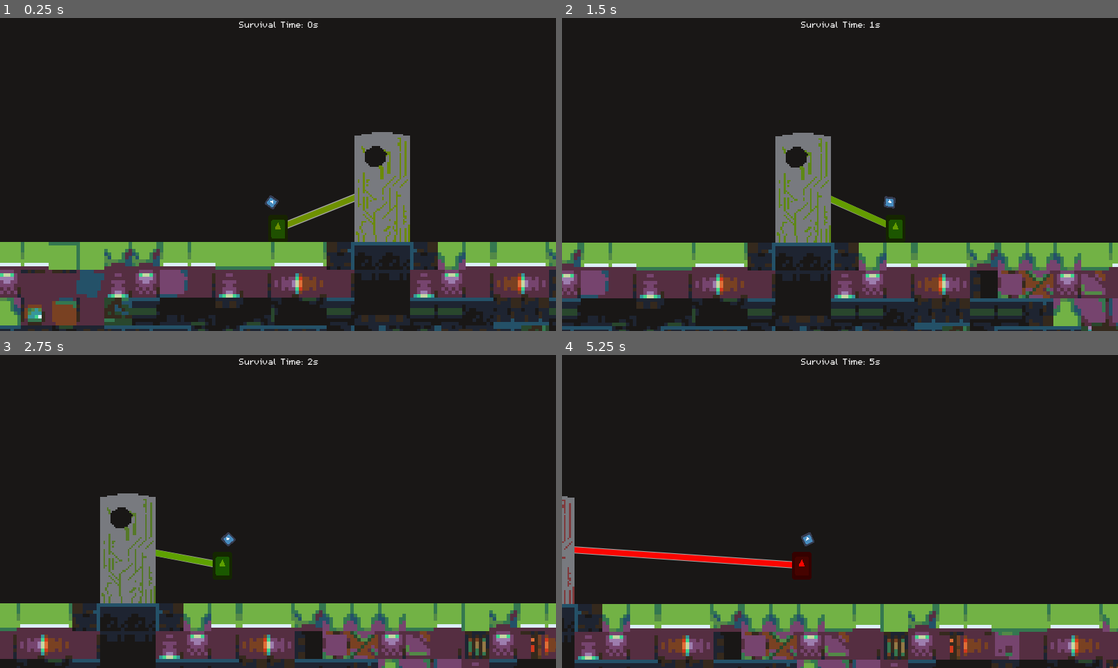
Above: before the commit, frames 1-4 (two rows, left to right).
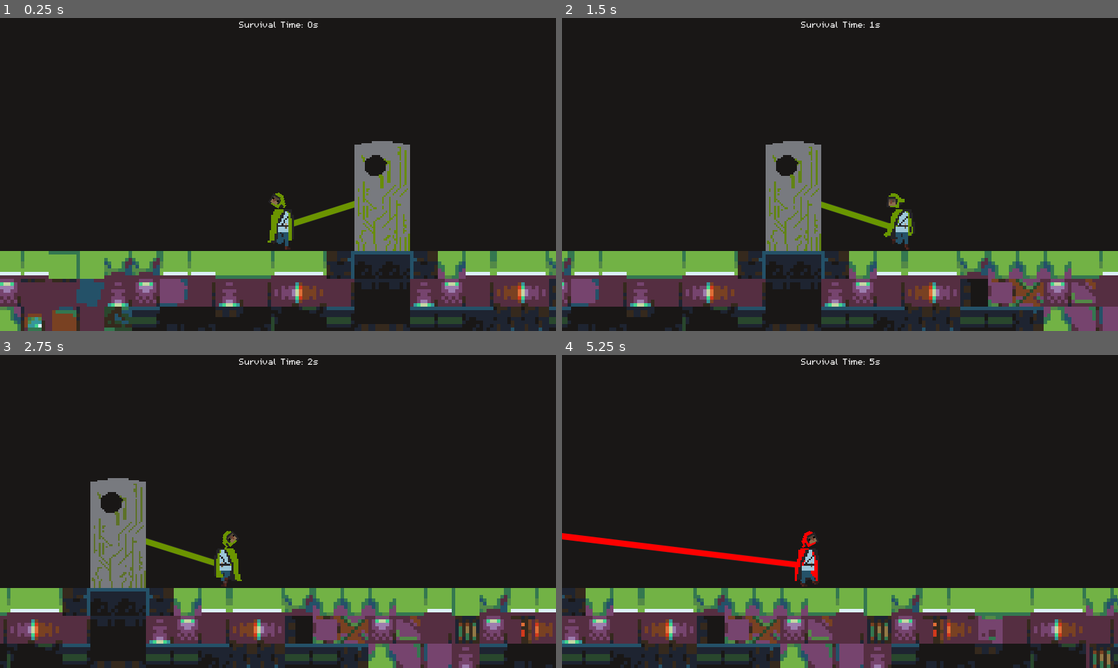
Above: after the commit, the same moments.

Repository: MHillier98/FeedThePillar
Game: Godot game, scene res://Scenes/TestScene.tscn
Same seed, same stepped clock (60 frames per second), same inputs: the game is played once before the commit and once after it. The engine's default icon, where the game draws it, is replaced by a stand-in: a white triangle on a blue panel in a dark square.
Inputs (mouse positions are in pixels of both pictures, inside the frame that each line leads up to):
- Up to frame 1 (0.25 s): no input
- Up to frame 2 (1.5 s): tap Enter at 0.5 s; move the mouse to (962, 158) at 0.52 s; hold W (up) 0.53-1.28 s; hold D (right) from 0.53 s (still down); move the mouse to (728, 190) at 1.27 s; tap W (up) at 1.35 s
- Up to frame 3 (2.75 s): tap W (up) at 1.52, 1.82 s; move the mouse to (333, 442) at 2.02 s; release D (right) at 2.03 s; hold A (left) from 2.03 s (still down); hold W (up) from 2.03 s (still down)
- Up to frame 4 (5.25 s): move the mouse to (812, 574) at 2.77 s; release A (left) at 2.78 s; release W (up) at 2.78 s; hold D (right) 2.78-4.28 s; tap W (up) at 2.85, 3.02, 3.32, 4.35, 4.52, 4.82 s; move the mouse to (1006, 558) at 3.52 s; hold W (up) 3.53-4.28 s; move the mouse to (673, 464) at 4.27 s; hold A (left) 4.28-5.03 s; move the mouse to (867, 511) at 5.02 s; hold D (right) from 5.03 s (still down); hold W (up) from 5.03 s (still down)

The runs differ from the first frame. In frame 1, 18% of the frame differs, in the area x 0-100%, y 36-100%; in frame 2, 22%; in frame 3, 23%; in frame 4, 24%, in the area x 0-100%, y 45-100%.

Commit message:
Updated player sprites / animation

Diff:
--- a/Scenes/Player.tscn
+++ b/Scenes/Player.tscn
@@ -1,16 +1,178 @@
-[gd_scene load_steps=8 format=2]
-
-[ext_resource path="res://Images/icon.png" type="Texture" id=1]
+[gd_scene load_steps=47 format=2]
+
+[ext_resource path="res://Images/PlayerHeadAccentSheet.png" type="Texture" id=1]
 [ext_resource path="res://Scripts/Player.gd" type="Script" id=2]
 [ext_resource path="res://Scripts/PlayerHead.gd" type="Script" id=3]
+[ext_resource path="res://Images/PlayerHeadSheet.png" type="Texture" id=4]
+[ext_resource path="res://Images/PlayerBodySheet.png" type="Texture" id=5]
+[ext_resource path="res://Images/PlayerBodyAccentSheet.png" type="Texture" id=6]
 
 [sub_resource type="CapsuleShape2D" id=1]
-radius = 6.39116
-height = 0.104004
+radius = 9.0
+height = 1.0
+
+[sub_resource type="AtlasTexture" id=14]
+atlas = ExtResource( 4 )
+region = Rect2( 0, 0, 10, 10 )
+
+[sub_resource type="AtlasTexture" id=15]
+atlas = ExtResource( 4 )
+region = Rect2( 10, 0, 10, 10 )
+
+[sub_resource type="AtlasTexture" id=16]
+atlas = ExtResource( 4 )
+region = Rect2( 20, 0, 10, 10 )
+
+[sub_resource type="AtlasTexture" id=17]
+atlas = ExtResource( 4 )
+region = Rect2( 30, 0, 10, 10 )
+
+[sub_resource type="AtlasTexture" id=18]
+atlas = ExtResource( 4 )
+region = Rect2( 40, 0, 10, 10 )
+
+[sub_resource type="AtlasTexture" id=19]
+atlas = ExtResource( 4 )
+region = Rect2( 50, 0, 10, 10 )
+
+[sub_resource type="AtlasTexture" id=20]
+atlas = ExtResource( 4 )
+region = Rect2( 60, 0, 10, 10 )
+
+[sub_resource type="AtlasTexture" id=21]
+atlas = ExtResource( 4 )
+region = Rect2( 70, 0, 10, 10 )
+
+[sub_resource type="SpriteFrames" id=13]
+animations = [ {
+"frames": [ SubResource( 14 ), SubResource( 15 ), SubResource( 16 ), SubResource( 17 ), SubResource( 18 ), SubResource( 19 ), SubResource( 20 ), SubResource( 21 ) ],
+"loop": true,
+"name": "default",
+"speed": 5.0
+} ]
+
+[sub_resource type="AtlasTexture" id=31]
+atlas = ExtResource( 1 )
+region = Rect2( 0, 0, 10, 10 )
+
+[sub_resource type="AtlasTexture" id=32]
+atlas = ExtResource( 1 )
+region = Rect2( 10, 0, 10, 10 )
+
+[sub_resource type="AtlasTexture" id=33]
+atlas = ExtResource( 1 )
+region = Rect2( 20, 0, 10, 10 )
+
+[sub_resource type="AtlasTexture" id=34]
+atlas = ExtResource( 1 )
+region = Rect2( 30, 0, 10, 10 )
+
+[sub_resource type="AtlasTexture" id=35]
+atlas = ExtResource( 1 )
+region = Rect2( 40, 0, 10, 10 )
+
+[sub_resource type="AtlasTexture" id=36]
+atlas = ExtResource( 1 )
+region = Rect2( 50, 0, 10, 10 )
+
+[sub_resource type="AtlasTexture" id=37]
+atlas = ExtResource( 1 )
+region = Rect2( 60, 0, 10, 10 )
+
+[sub_resource type="AtlasTexture" id=38]
+atlas = ExtResource( 1 )
+region = Rect2( 70, 0, 10, 10 )
+
+[sub_resource type="SpriteFrames" id=39]
+animations = [ {
+"frames": [ SubResource( 31 ), SubResource( 32 ), SubResource( 33 ), SubResource( 34 ), SubResource( 35 ), SubResource( 36 ), SubResource( 37 ), SubResource( 38 ) ],
+"loop": true,
+"name": "default",
+"speed": 5.0
+} ]
 
 [sub_resource type="CapsuleShape2D" id=2]
-radius = 11.2571
-height = 9.45999
+radius = 14.0
+
+[sub_resource type="AtlasTexture" id=22]
+atlas = ExtResource( 5 )
+region = Rect2( 0, 0, 18, 23 )
+
+[sub_resource type="AtlasTexture" id=23]
+atlas = ExtResource( 5 )
+region = Rect2( 18, 0, 18, 23 )
+
+[sub_resource type="AtlasTexture" id=24]
+atlas = ExtResource( 5 )
+region = Rect2( 36, 0, 18, 23 )
+
+[sub_resource type="AtlasTexture" id=25]
+atlas = ExtResource( 5 )
+region = Rect2( 54, 0, 18, 23 )
+
+[sub_resource type="AtlasTexture" id=26]
+atlas = ExtResource( 5 )
+region = Rect2( 72, 0, 18, 23 )
+
+[sub_resource type="AtlasTexture" id=27]
+atlas = ExtResource( 5 )
+region = Rect2( 90, 0, 18, 23 )
+
+[sub_resource type="AtlasTexture" id=28]
+atlas = ExtResource( 5 )
+region = Rect2( 108, 0, 18, 23 )
+
+[sub_resource type="AtlasTexture" id=29]
+atlas = ExtResource( 5 )
+region = Rect2( 126, 0, 18, 23 )
+
+[sub_resource type="SpriteFrames" id=30]
+animations = [ {
+"frames": [ SubResource( 22 ), SubResource( 23 ), SubResource( 24 ), SubResource( 25 ), SubResource( 26 ), SubResource( 27 ), SubResource( 28 ), SubResource( 29 ) ],
+"loop": true,
+"name": "default",
+"speed": 5.0
+} ]
+
+[sub_resource type="AtlasTexture" id=40]
+atlas = ExtResource( 6 )
+region = Rect2( 0, 0, 18, 23 )
+
+[sub_resource type="AtlasTexture" id=41]
+atlas = ExtResource( 6 )
+region = Rect2( 18, 0, 18, 23 )
+
+[sub_resource type="AtlasTexture" id=42]
+atlas = ExtResource( 6 )
+region = Rect2( 36, 0, 18, 23 )
+
+[sub_resource type="AtlasTexture" id=43]
+atlas = ExtResource( 6 )
+region = Rect2( 54, 0, 18, 23 )
+
+[sub_resource type="AtlasTexture" id=44]
+atlas = ExtResource( 6 )
+region = Rect2( 72, 0, 18, 23 )
+
+[sub_resource type="AtlasTexture" id=45]
+atlas = ExtResource( 6 )
+region = Rect2( 90, 0, 18, 23 )
+
+[sub_resource type="AtlasTexture" id=46]
+atlas = ExtResource( 6 )
+region = Rect2( 108, 0, 18, 23 )
+
+[sub_resource type="AtlasTexture" id=47]
+atlas = ExtResource( 6 )
+region = Rect2( 126, 0, 18, 23 )
+
+[sub_resource type="SpriteFrames" id=48]
+animations = [ {
+"frames": [ SubResource( 40 ), SubResource( 41 ), SubResource( 42 ), SubResource( 43 ), SubResource( 44 ), SubResource( 45 ), SubResource( 46 ), SubResource( 47 ) ],
+"loop": true,
+"name": "default",
+"speed": 5.0
+} ]
 
 [sub_resource type="Animation" id=3]
 resource_name = "Look Left"
@@ -25,7 +187,7 @@
 "times": PoolRealArray( 0.2 ),
 "transitions": PoolRealArray( 1 ),
 "update": 0,
-"values": [ Vector2( -7, -30 ) ]
+"values": [ Vector2( 0, -30 ) ]
 }
 
 [sub_resource type="Animation" id=4]
@@ -38,7 +200,7 @@
 tracks/0/imported = false
 tracks/0/enabled = true
 tracks/0/keys = {
-"times": PoolRealArray( 0.2, 3.5 ),
+"times": PoolRealArray( 0.2, 16.4 ),
 "transitions": PoolRealArray( 1, 1 ),
 "update": 0,
 "values": [ Vector2( 7, -30 ), Vector2( -9, -54 ) ]
@@ -48,34 +210,45 @@
 script = ExtResource( 2 )
 
 [node name="HeadCollisionShape" type="CollisionShape2D" parent="."]
-position = Vector2( -7, -30 )
+position = Vector2( 7, -30 )
 shape = SubResource( 1 )
 script = ExtResource( 3 )
 __meta__ = {
 "_edit_group_": true
 }
 
-[node name="HeadSprite" type="Sprite" parent="HeadCollisionShape"]
-position = Vector2( 0, -7.62939e-06 )
-scale = Vector2( 0.2, 0.2 )
-texture = ExtResource( 1 )
+[node name="AnimatedHead" type="AnimatedSprite" parent="HeadCollisionShape"]
+scale = Vector2( 2, 2 )
+frames = SubResource( 13 )
+
+[node name="AnimatedHeadAccent" type="AnimatedSprite" parent="HeadCollisionShape"]
+scale = Vector2( 2, 2 )
+frames = SubResource( 39 )
 
 [node name="BodyCollisionShape" type="CollisionShape2D" parent="."]
+position = Vector2( 4, 2 )
 shape = SubResource( 2 )
-
-[node name="BodySprite" type="Sprite" parent="BodyCollisionShape"]
-scale = Vector2( 0.35, 0.5 )
-texture = ExtResource( 1 )
+__meta__ = {
+"_edit_group_": true
+}
+
+[node name="AnimatedBody" type="AnimatedSprite" parent="BodyCollisionShape"]
+scale = Vector2( 2, 2 )
+frames = SubResource( 30 )
+
+[node name="AnimatedBodyAccent" type="AnimatedSprite" parent="BodyCollisionShape"]
+scale = Vector2( 2, 2 )
+frames = SubResource( 48 )
 
 [node name="AnimationPlayer" type="AnimationPlayer" parent="."]
 "anims/Look Left" = SubResource( 3 )
 "anims/Look Right" = SubResource( 4 )
 
 [node name="PointsLabel" type="Label" parent="."]
-margin_left = -19.5942
-margin_top = -50.1249
-margin_right = 20.4058
-margin_bottom = -37.1249
+margin_left = -20.0
+margin_top = -55.0
+margin_right = 20.0
+margin_bottom = -42.0
 align = 1
 valign = 1
 __meta__ = {
--- a/Scenes/TestScene.tscn
+++ b/Scenes/TestScene.tscn
@@ -25,6 +25,7 @@
 anchor_right = 1.0
 anchor_bottom = 1.0
 __meta__ = {
+"_edit_lock_": true,
 "_edit_use_anchors_": false
 }
 
@@ -32,8 +33,9 @@
 anchor_left = 0.5
 anchor_right = 0.5
 margin_left = -176.0
-margin_top = -109.0
+margin_top = -130.0
 margin_right = 176.0
+margin_bottom = -21.0
 text = "Theme: KEEP IT ALIVE
 Sub-theme: YOU ARE THE POWER SOURCE
 
--- a/Scripts/Player.gd
+++ b/Scripts/Player.gd
@@ -27,8 +27,8 @@
 		friction = true
 
 	if is_on_floor():
-		if Input.is_action_pressed('up'):
-			motion.y = JUMP_HEIGHT
+#		if Input.is_action_pressed('up'):
+#			motion.y = JUMP_HEIGHT
 		if friction == true:
 			motion.x = lerp(motion.x, 0, 0.2)
 	else:
@@ -38,12 +38,38 @@
 
 	if get_global_mouse_position().x < global_position.x:
 		animationPlayer.play("Look Left")
-		get_node("HeadCollisionShape/HeadSprite").set_flip_v(true)
-		yield(animationPlayer, "animation_finished")
+		get_node("HeadCollisionShape/AnimatedHead").set_flip_v(true)
+		get_node("HeadCollisionShape/AnimatedHeadAccent").set_flip_v(true)
+#		yield(animationPlayer, "animation_finished")
 	else:
 		animationPlayer.play("Look Right")
-		get_node("HeadCollisionShape/HeadSprite").set_flip_v(false)
-		yield(animationPlayer, "animation_finished")
+		get_node("HeadCollisionShape/AnimatedHead").set_flip_v(false)
+		get_node("HeadCollisionShape/AnimatedHeadAccent").set_flip_v(false)
+#		yield(animationPlayer, "animation_finished")
+
+	if motion.x < 0:
+		get_node("BodyCollisionShape/AnimatedBody").set_flip_h(true)
+		get_node("BodyCollisionShape/AnimatedBodyAccent").set_flip_h(true)
+	else:
+		get_node("BodyCollisionShape/AnimatedBody").set_flip_h(false)
+		get_node("BodyCollisionShape/AnimatedBodyAccent").set_flip_h(false)
+
+#	print(int(round(motion.x)))
+	if int(round(motion.x)) != 0:
+		get_node("HeadCollisionShape/AnimatedHead").play("default")
+		get_node("HeadCollisionShape/AnimatedHeadAccent").play("default")
+		get_node("BodyCollisionShape/AnimatedBody").play("default")
+		get_node("BodyCollisionShape/AnimatedBodyAccent").play("default")
+	else:
+		get_node("HeadCollisionShape/AnimatedHead").frame = 0
+		get_node("HeadCollisionShape/AnimatedHeadAccent").frame = 0
+		get_node("BodyCollisionShape/AnimatedBody").frame = 0
+		get_node("BodyCollisionShape/AnimatedBodyAccent").frame = 0
+
+		get_node("HeadCollisionShape/AnimatedHead").stop()
+		get_node("HeadCollisionShape/AnimatedHeadAccent").stop()
+		get_node("BodyCollisionShape/AnimatedBody").stop()
+		get_node("BodyCollisionShape/AnimatedBodyAccent").stop()
 
 
 func set_points(new_points):
--- a/Scripts/UI.gd
+++ b/Scripts/UI.gd
@@ -29,8 +29,9 @@
 		var g = (255 * (100 - distance)) / 100
 		draw_colour = Color(r / 255, g / 255, 0)
 
-		draw_line(player_pos, pillar_pos, Color.darkgray, 7, true) # set a background / outline
+		draw_line(player_pos, pillar_pos, Color(0.14, 0.14, 0.14), 7, true) # set a background / outline
 		draw_line(player_pos, pillar_pos, draw_colour, 6, true) # set the line's colour
 
 		pillar.modulate = Color(draw_colour.r, draw_colour.g, draw_colour.b, pillar.get_modulate().a) # set the pillar's accent colour
-		player.find_node("BodySprite").modulate = draw_colour # set the player's body colour
+		player.find_node("AnimatedHeadAccent").modulate = draw_colour # set the player's body colour
+		player.find_node("AnimatedBodyAccent").modulate = draw_colour # set the player's body colour
Binary file added: Images/PlayerBodyAccentSheet.png
Not shown, added: Images/PlayerBodyAccentSheet.png.import
Binary file added: Images/PlayerBodySheet.png
Not shown, added: Images/PlayerBodySheet.png.import
Binary file added: Images/PlayerHeadAccentSheet.png
Not shown, added: Images/PlayerHeadAccentSheet.png.import
Binary file added: Images/PlayerHeadSheet.png
Not shown, added: Images/PlayerHeadSheet.png.import
